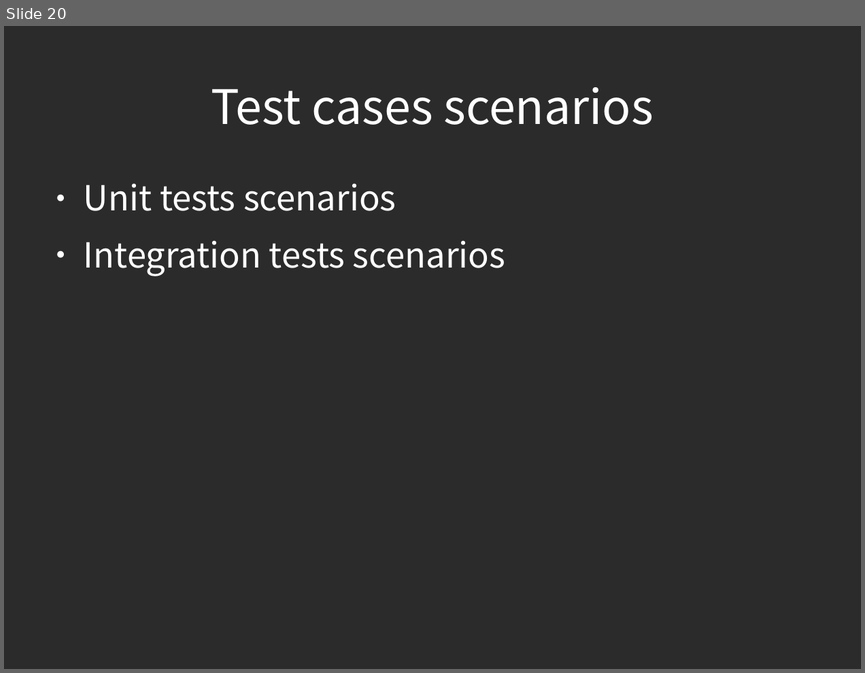
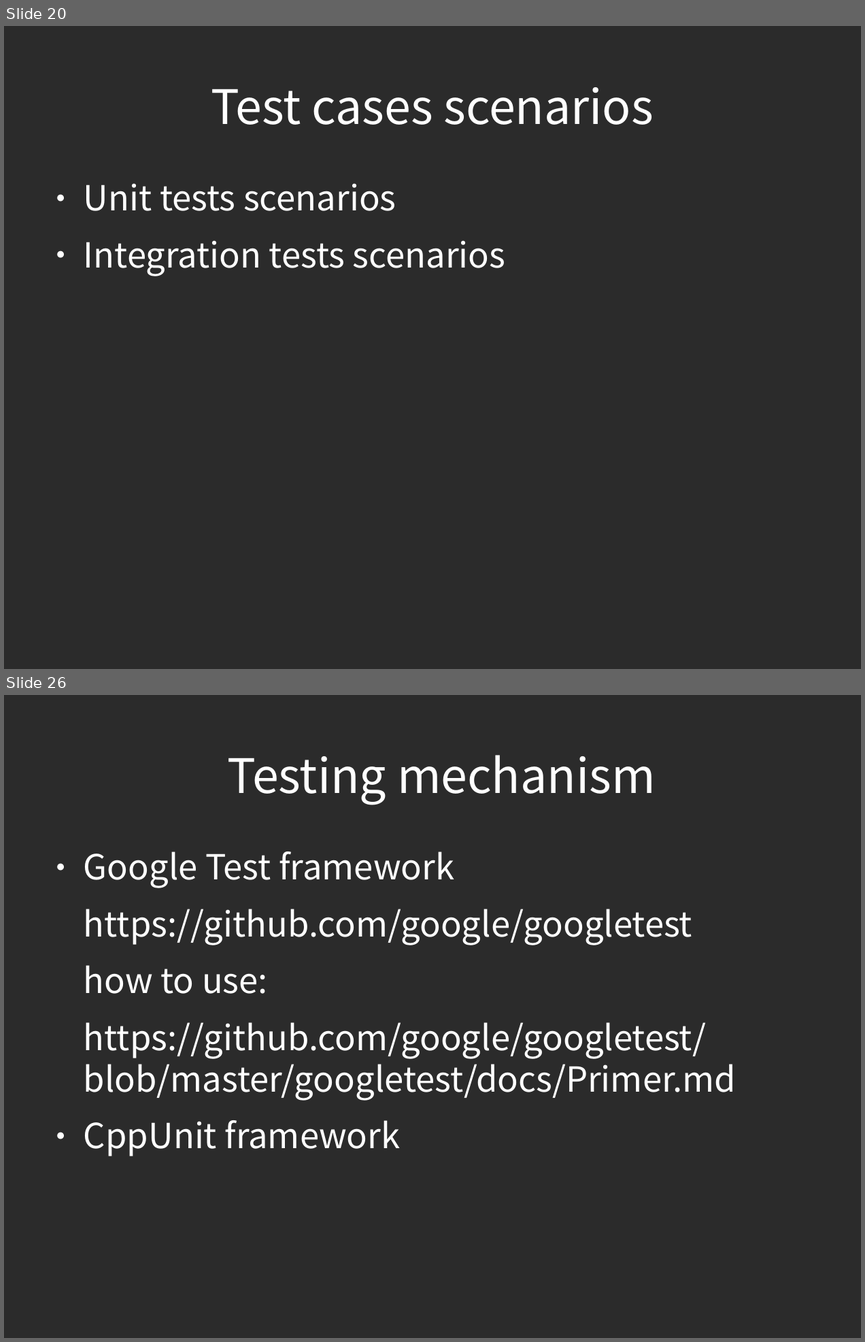
Before and after one commit to piotrek24061988/AutomaticTesting, a slide deck: module1/doc/AutomatedTesting.odp. Shown one above the other, each under a label of ours: slide 20 before the commit, slides 20 and 26 after it; the slides between them are not shown. The pictures are 865x673 and 865x1342 pixels, drawn with LibreOffice and Linux fonts; fonts in the diff are those of the drawing; background and template pictures are left out; a plain dark background stands for a picture behind light text. Boxes give left, top, right and bottom in pixels: in the first picture for what was removed or moved away, otherwise in the second. Text is boxed around its words. In the diff, an @@ line names an element or a change of style, - is before the commit and + after.

Commit message:
presentation update, scenarios, frameworks

```diff
--- a/module1/doc/AutomatedTesting.odp
+++ b/module1/doc/AutomatedTesting.odp
@@ slide 26 added at bbox=[4, 695, 861, 1338], background picture (left out) @@
@@ title added at bbox=[227, 755, 655, 804], 44 pt, text #FFFFFF @@
+Testing mechanism
@@ text added at bbox=[84, 851, 736, 1156], 32 pt, text #FFFFFF @@
+● Google Test framework
+https://github.com/google/googletest
+how to use:
+https://github.com/google/googletest/blob/master/googletest/docs/Primer.md
+● CppUnit framework
```
Also in this commit, not shown: 7 slides changed, 5 other slides added.
